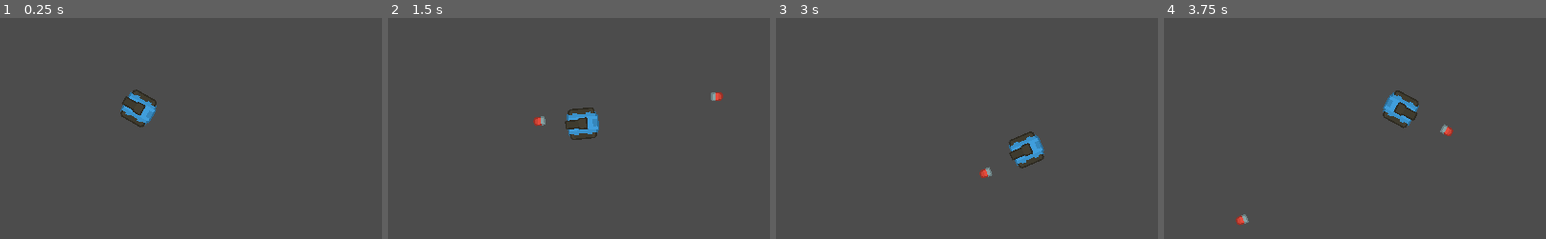
Above: before the commit, frames 1-4 (left to right).
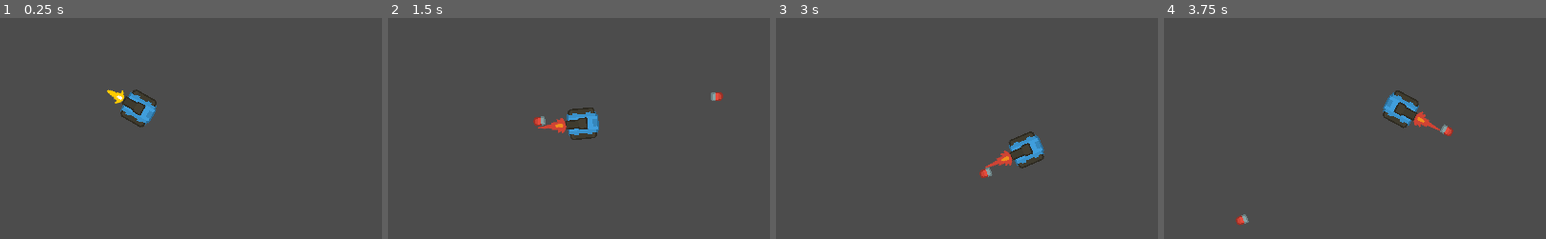
Above: after the commit, the same moments.

Repository: RuanSR/rogue-tank-game
Game: Godot game, scene res://src/Levels/TestLevel/View/TestArea.tscn
The game is run twice, just before and just after one commit, with the same random seed, the same clock (stepped at 60 frames per second) and the same inputs.
Inputs (mouse positions are % of the whole screen's width and height, from its top left):
- Up to frame 1 (0.25 s): no input
- Up to frame 2 (1.5 s): tap Enter at 0.5 s; move the mouse to (72, 45) at 0.52 s; hold Right (ui_right) 0.53-1.28 s; tap Space (ui_shoot) at 0.6, 1.35 s; move the mouse to (30, 55) at 1.27 s; hold Down (ui_down) from 1.28 s (still down)
- Up to frame 3 (3 s): move the mouse to (60, 28) at 2.02 s; release Down (ui_down) at 2.03 s; hold Right (ui_right) 2.03-2.78 s; tap Space (ui_shoot) at 2.1, 2.85 s; move the mouse to (45, 70) at 2.77 s; hold Up (ui_up) from 2.78 s (still down)
- Up to frame 4 (3.75 s): move the mouse to (80, 65) at 3.52 s; release Up (ui_up) at 3.53 s; hold Left (ui_left) from 3.53 s (still down); tap Space (ui_shoot) at 3.6 s
The pictures show only the part of the screen within x 30-80%, y 27-77%; the shares and areas given below are measured in that part.

The runs differ from the first frame. In frame 1, 0.2% of the frame differs, in the area x 28-33%, y 32-39%; in frame 2, 0.2%; in frame 3, 0.2%, in the area x 54-62%, y 59-69%; in frame 4, 0.2%.

Commit message:
Adicionou animacao de disparo do player

Diff:
--- a/src/Modules/PlayerTank/Model/player_tank_model.gd
+++ b/src/Modules/PlayerTank/Model/player_tank_model.gd
@@ -8,10 +8,14 @@
 var tank_barrel_node: Node2D
 var bullet_muzzle_position: Position2D
 var tank_barrel_sprite: Sprite
+var bullet_shot_sprite: Sprite
+var bullet_shot_animation_player: AnimationPlayer
 
-func _init(tank_body_collision_poly: CollisionPolygon2D, tank_body_sprite: Sprite, tank_barrel_node: Node2D, bullet_muzzle_position: Position2D, tank_barrel_sprite: Sprite):
+func _init(tank_body_collision_poly: CollisionPolygon2D, tank_body_sprite: Sprite, tank_barrel_node: Node2D, bullet_muzzle_position: Position2D, tank_barrel_sprite: Sprite, bullet_shot_sprite: Sprite, bullet_shot_animation_player: AnimationPlayer):
 	self.tank_body_collision_poly = tank_body_collision_poly
 	self.tank_body_sprite = tank_body_sprite
 	self.tank_barrel_node = tank_barrel_node
 	self.bullet_muzzle_position = bullet_muzzle_position
 	self.tank_barrel_sprite = tank_barrel_sprite
+	self.bullet_shot_sprite = bullet_shot_sprite
+	self.bullet_shot_animation_player = bullet_shot_animation_player
--- a/src/Modules/PlayerTank/Presenter/player_tank_presenter.gd
+++ b/src/Modules/PlayerTank/Presenter/player_tank_presenter.gd
@@ -14,8 +14,10 @@
 	var tank_barrel_node: Node2D = tank_view.TankBarrelNode2D
 	var bullet_muzzle_position: Position2D = tank_view.BulletMuzzlePosition2D
 	var tank_barrel_sprite: Sprite = tank_view.TankBarrelSprite
+	var bullet_shot_sprite: Sprite = tank_view.BulletShotSprite
+	var bullet_shot_animation_player: AnimationPlayer = tank_view.BulletShotAnimationPlayer
 
-	_model = preload("res://src/Modules/PlayerTank/Model/player_tank_model.gd").new(tank_body_collision_poly, tank_body_sprite, tank_barrel_node, bullet_muzzle_position, tank_barrel_sprite)
+	_model = preload("res://src/Modules/PlayerTank/Model/player_tank_model.gd").new(tank_body_collision_poly, tank_body_sprite, tank_barrel_node, bullet_muzzle_position, tank_barrel_sprite, bullet_shot_sprite, bullet_shot_animation_player)
 
 	self._view = tank_view
 func on_move() -> void:
@@ -55,6 +57,8 @@
 
 		_view.get_parent().add_child(bullet)
 
+		_model.bullet_shot_animation_player.play("on_fire")
+
 
 func _is_shot_limit_reachead() -> bool:
 	var allow_shot = true
@@ -72,3 +76,6 @@
 	_model.tank_body_sprite.set_rotation_degrees(_common.DEFAULT_ROTATION_DEGREES)
 	_model.tank_barrel_sprite.set_rotation_degrees(_common.DEFAULT_ROTATION_DEGREES)
 	_model.bullet_muzzle_position.set_position(Vector2(30, 0))
+
+	_model.bullet_shot_sprite.set_position(Vector2(37, 0))
+	_model.bullet_shot_sprite.set_rotation_degrees(-90)
--- a/src/Modules/PlayerTank/View/PlayerTank.tscn
+++ b/src/Modules/PlayerTank/View/PlayerTank.tscn
@@ -1,8 +1,90 @@
-[gd_scene load_steps=4 format=2]
+[gd_scene load_steps=9 format=2]
 
 [ext_resource path="res://src/Modules/PlayerTank/@Assets/barrel/tankDark_barrel1_outline.png" type="Texture" id=1]
 [ext_resource path="res://src/Modules/PlayerTank/View/player_tank_view.gd" type="Script" id=2]
 [ext_resource path="res://src/Modules/PlayerTank/@Assets/tank_body/tankBody_blue_outline.png" type="Texture" id=3]
+[ext_resource path="res://src/Modules/PlayerTank/@Assets/shot/shotLarge.png" type="Texture" id=4]
+[ext_resource path="res://src/Modules/PlayerTank/@Assets/shot/shotRed.png" type="Texture" id=5]
+[ext_resource path="res://src/Modules/PlayerTank/@Assets/shot/shotOrange.png" type="Texture" id=6]
+
+[sub_resource type="Animation" id=1]
+length = 0.001
+tracks/0/type = "value"
+tracks/0/path = NodePath("BulletShotSprite:texture")
+tracks/0/interp = 1
+tracks/0/loop_wrap = true
+tracks/0/imported = false
+tracks/0/enabled = true
+tracks/0/keys = {
+"times": PoolRealArray( 0 ),
+"transitions": PoolRealArray( 1 ),
+"update": 0,
+"values": [ ExtResource( 4 ) ]
+}
+tracks/1/type = "value"
+tracks/1/path = NodePath("BulletShotSprite:position")
+tracks/1/interp = 1
+tracks/1/loop_wrap = true
+tracks/1/imported = false
+tracks/1/enabled = true
+tracks/1/keys = {
+"times": PoolRealArray( 0 ),
+"transitions": PoolRealArray( 1 ),
+"update": 0,
+"values": [ Vector2( 0, -36 ) ]
+}
+tracks/2/type = "value"
+tracks/2/path = NodePath("BulletShotSprite:visible")
+tracks/2/interp = 1
+tracks/2/loop_wrap = true
+tracks/2/imported = false
+tracks/2/enabled = true
+tracks/2/keys = {
+"times": PoolRealArray( 0 ),
+"transitions": PoolRealArray( 1 ),
+"update": 0,
+"values": [ true ]
+}
+
+[sub_resource type="Animation" id=2]
+resource_name = "on_fire"
+length = 0.4
+tracks/0/type = "value"
+tracks/0/path = NodePath("BulletShotSprite:texture")
+tracks/0/interp = 1
+tracks/0/loop_wrap = true
+tracks/0/imported = false
+tracks/0/enabled = true
+tracks/0/keys = {
+"times": PoolRealArray( 0, 0.1, 0.2 ),
+"transitions": PoolRealArray( 1, 1, 1 ),
+"update": 1,
+"values": [ ExtResource( 4 ), ExtResource( 6 ), ExtResource( 5 ) ]
+}
+tracks/1/type = "value"
+tracks/1/path = NodePath("BulletShotSprite:visible")
+tracks/1/interp = 1
+tracks/1/loop_wrap = true
+tracks/1/imported = false
+tracks/1/enabled = true
+tracks/1/keys = {
+"times": PoolRealArray( 0, 0.3 ),
+"transitions": PoolRealArray( 1, 1 ),
+"update": 1,
+"values": [ true, false ]
+}
+tracks/2/type = "value"
+tracks/2/path = NodePath("BulletShotSprite:position")
+tracks/2/interp = 1
+tracks/2/loop_wrap = true
+tracks/2/imported = false
+tracks/2/enabled = true
+tracks/2/keys = {
+"times": PoolRealArray( 0, 0.1, 0.2 ),
+"transitions": PoolRealArray( 1, 1, 1 ),
+"update": 0,
+"values": [ Vector2( 32, 0 ), Vector2( 34, 0 ), Vector2( 42, 0 ) ]
+}
 
 [node name="PlayerTank" type="KinematicBody2D"]
 script = ExtResource( 2 )
@@ -20,3 +102,13 @@
 [node name="TankBarrelSprite" type="Sprite" parent="TankBarrelNode2D"]
 texture = ExtResource( 1 )
 offset = Vector2( 0, -9 )
+
+[node name="BulletShotSprite" type="Sprite" parent="TankBarrelNode2D"]
+position = Vector2( 0, -36 )
+rotation = -1.5708
+texture = ExtResource( 4 )
+
+[node name="BulletShotAnimationPlayer" type="AnimationPlayer" parent="TankBarrelNode2D"]
+playback_speed = 2.0
+anims/RESET = SubResource( 1 )
+anims/on_fire = SubResource( 2 )
--- a/src/Modules/PlayerTank/View/player_tank_view.gd
+++ b/src/Modules/PlayerTank/View/player_tank_view.gd
@@ -8,6 +8,8 @@
 onready var TankBarrelNode2D: Node2D = $TankBarrelNode2D
 onready var BulletMuzzlePosition2D: Position2D = $TankBarrelNode2D/BulletMuzzlePosition2D
 onready var TankBarrelSprite: Sprite = $TankBarrelNode2D/TankBarrelSprite
+onready var BulletShotSprite: Sprite = $TankBarrelNode2D/BulletShotSprite
+onready var BulletShotAnimationPlayer: AnimationPlayer = $TankBarrelNode2D/BulletShotAnimationPlayer
 
 
 func _ready():
